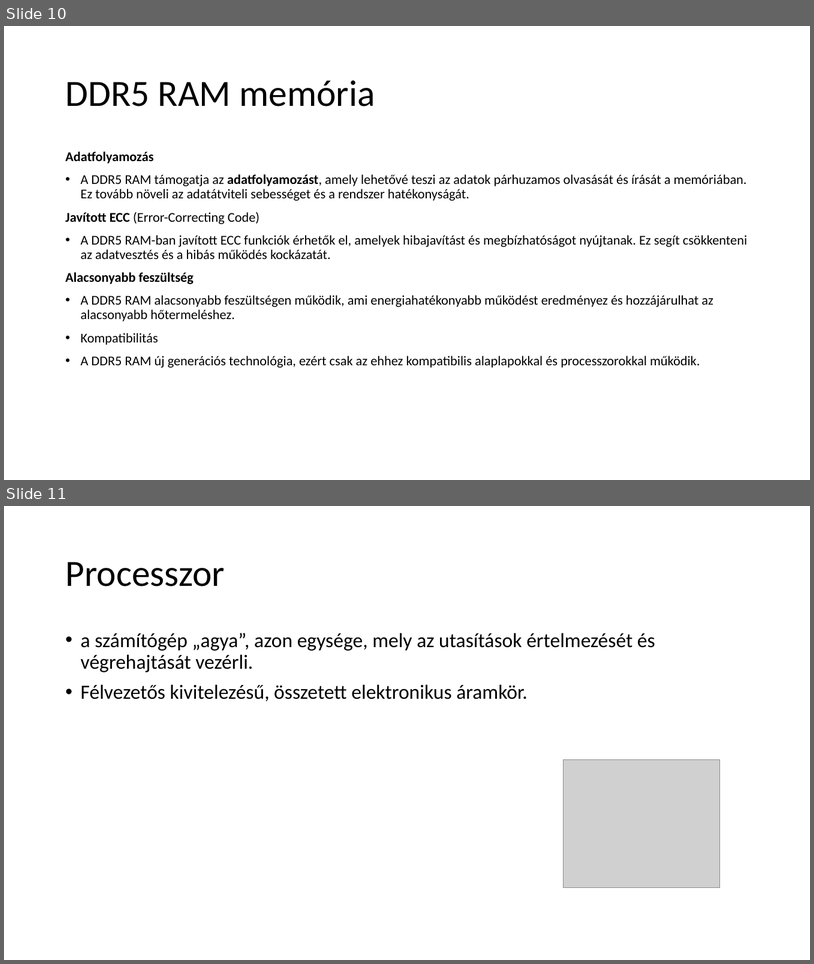
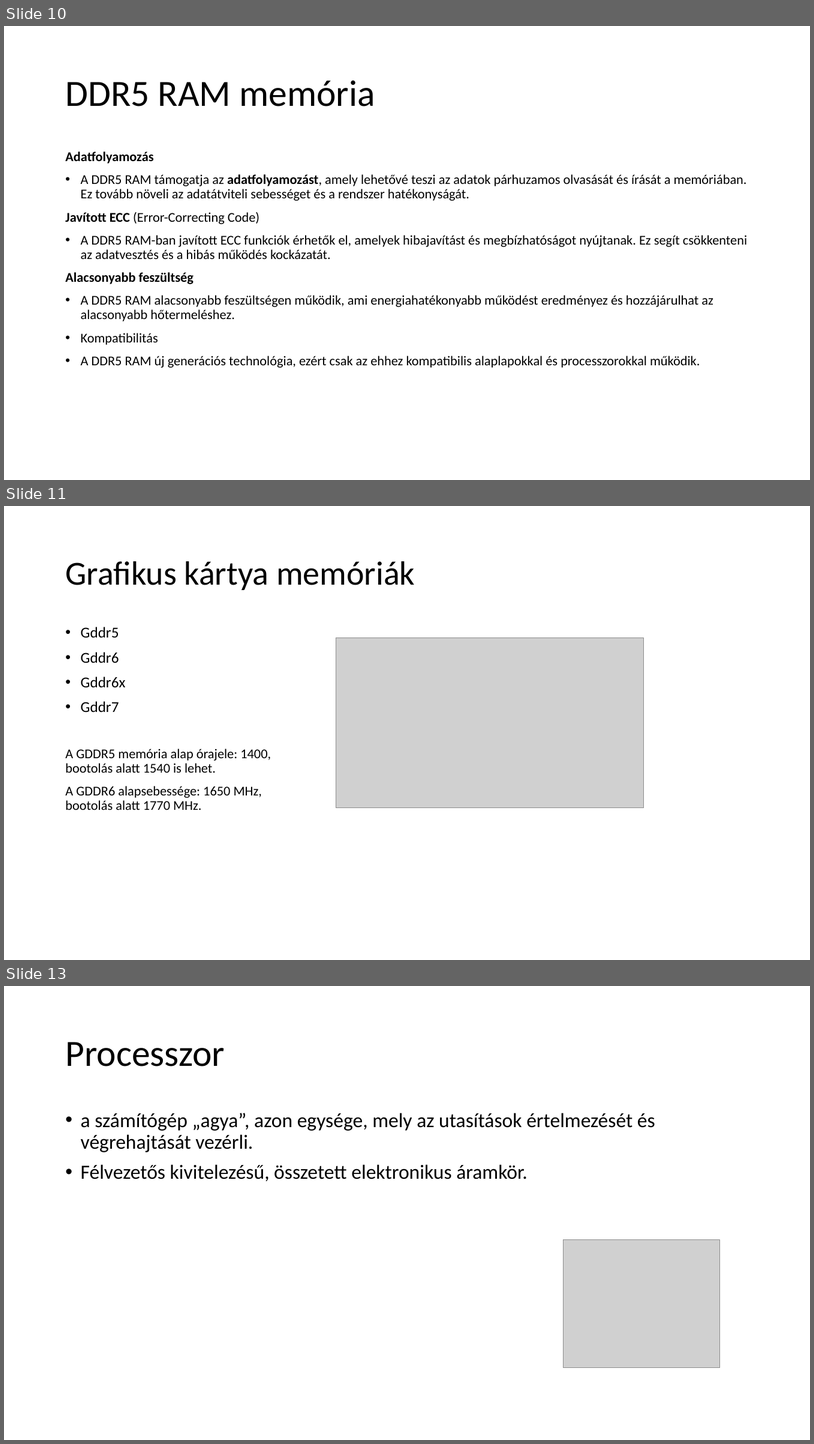
Before and after one commit to OsziMisi/Jozsika, a slide deck: Puritánppt.pptx. Shown one above the other, each under a label of ours: slides 10 and 11 before the commit, slides 10, 11 and 13 after it; the slides between them are not shown. The pictures are 814x964 and 814x1444 pixels, drawn with LibreOffice and Linux fonts; fonts in the diff are those of the drawing; grey boxes stand for pictures. Boxes give left, top, right and bottom in pixels: in the first picture for what was removed or moved away, otherwise in the second. Text is boxed around its words. In the diff, an @@ line names an element or a change of style, - is before the commit and + after.

Commit message:
gddr ramok beillesztése a puritán ppt-be

```diff
--- a/Puritánppt.pptx
+++ b/Puritánppt.pptx
@@ slide 11 added at box(4, 506, 810, 960), background #FFFFFF @@
@@ title added at box(65, 561, 415, 590), 40 pt, text #000000 @@
+Grafikus kártya memóriák
@@ text added at box(65, 627, 271, 810), 16 pt, text #000000 @@
+• Gddr5
+• Gddr6
+• Gddr6x
+• Gddr7
+A GDDR5 memória alap órajele: 1400, bootolás alatt 1540 is lehet.
+A GDDR6 alapsebessége: 1650 MHz, bootolás alatt 1770 MHz.
@@ picture added at box(336, 638, 644, 808) @@
@@ what was slide 11 is now slide 13 @@
```
Also in this commit, not shown: 1 other slide added.
